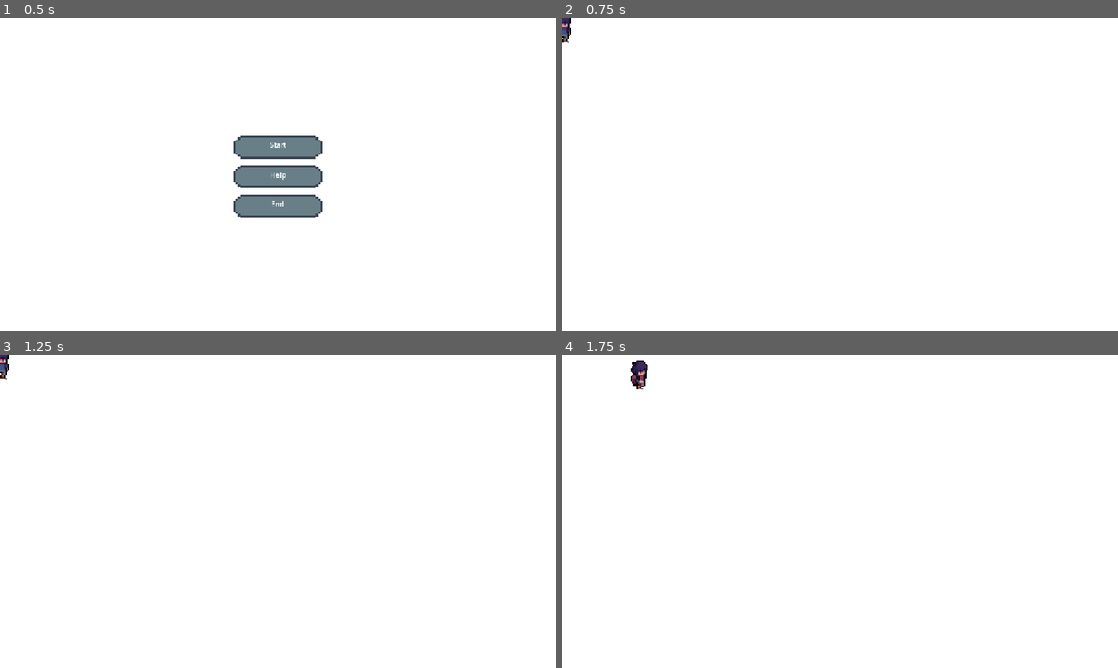
Above: before the commit, frames 1-4 (two rows, left to right).
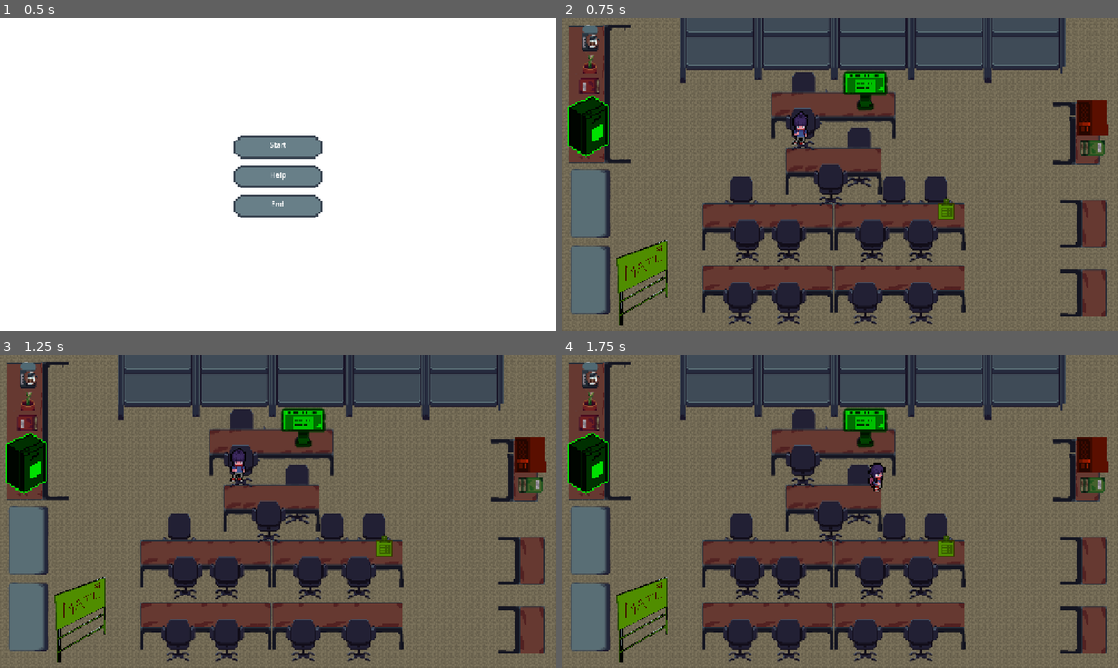
Above: after the commit, the same moments.

Repository: nataliavera6/iot-after-hours
Game: Godot game, scene res://Scenes/StartScreen.tscn
Two runs of this game, one before a commit and one after it. Both use one fixed random seed, a clock stepped at 60 frames per second and the inputs below.
Inputs (mouse positions are in pixels of both pictures, inside the frame that each line leads up to):
- Up to frame 1 (0.5 s): no input
- Up to frame 2 (0.75 s): click "Start" at 0.5 s
- Up to frame 3 (1.25 s): no input
- Up to frame 4 (1.75 s): tap Enter (enter) at 1.25, 1.35 s; move the mouse to (962, 495) at 1.27 s; hold Right (right) from 1.28 s (still down); click (962, 495) at 1.42 s

Frame 1 is identical in both runs. In frame 2, 100% of the frame differs, in the area x 0-100%, y 0-100%; in frame 3, 100%; in frame 4, 100%.

Commit message:
added most puzzle interactions

Diff:
--- a/Scenes/SnackRestock/snack_restock.tscn
+++ b/Scenes/SnackRestock/snack_restock.tscn
@@ -187,9 +187,10 @@
 mouse_filter = 2
 color = Color(0.3882353, 0.3882353, 0.3882353, 1)
 
-[node name="Timer" type="Timer" parent="." unique_id=96928126]
+[node name="snack_Timer" type="Timer" parent="." unique_id=96928126]
 wait_time = 90.0
 one_shot = true
+autostart = true
 
 [node name="Control" type="Control" parent="." unique_id=99631647]
 layout_mode = 3
@@ -399,4 +400,5 @@
 autoplay = "default"
 flip_h = true
 
-[connection signal="timeout" from="Timer" to="." method="_on_timer_timeout"]
+[connection signal="finished" from="." to="." method="_on_finished"]
+[connection signal="timeout" from="snack_Timer" to="." method="_on_timer_timeout"]
--- a/Scenes/document_puzzle.gd
+++ b/Scenes/document_puzzle.gd
@@ -1,5 +1,5 @@
 extends CanvasLayer
-
+signal document_win
 var correct_files = 0
 var total_files = 9
 
@@ -8,7 +8,7 @@
 	correct_files += 1
 
 	if correct_files == total_files:
-		$WinScreen.visible = true
+		document_win.emit()
 
 
 func file_sorted_wrong():
--- /dev/null
+++ b/Scenes/game.gd
@@ -0,0 +1,103 @@
+extends Node2D
+
+var active: String ="pizarra"
+# Called when the node enters the scene tree for the first time.
+func _ready() -> void:
+	$SnackRestock.process_mode = Node.PROCESS_MODE_DISABLED
+	$LoginPuzzle.process_mode=Node.PROCESS_MODE_DISABLED
+	$DocumentPuzzle.process_mode = Node.PROCESS_MODE_DISABLED
+	$MicrowavePuzzle.process_mode = Node.PROCESS_MODE_DISABLED
+	$PizarraPuzzle.process_mode=Node.PROCESS_MODE_DISABLED
+
+
+
+
+
+
+# Called every frame. 'delta' is the elapsed time since the previous frame.
+func _process(delta: float) -> void:
+	pass
+
+
+
+
+
+#/////////////////////////
+func _on_fridge_body_entered(body: Node2D) -> void:
+	print("enter")
+	if body.is_in_group("player") && active=="snack_restock":
+		$SnackRestock.process_mode = Node.PROCESS_MODE_ALWAYS
+		$SnackRestock.show()
+		get_tree().paused=true
+		PhysicsServer2D.set_active(true)
+		print("player enter")
+
+func _on_snack_restock_won_fridge() -> void:
+	$SnackRestock.process_mode = Node.PROCESS_MODE_DISABLED
+	$SnackRestock.visible=false
+	get_tree().paused=false
+	$fridge.hide()
+	$login.show()
+	active="login"
+
+
+#/////////////////////////
+func _on_login_body_entered(body: Node2D) -> void:
+	if body.is_in_group("player") && active=="login":
+		$LoginPuzzle.process_mode = Node.PROCESS_MODE_ALWAYS
+		$LoginPuzzle.show()
+		get_tree().paused=true
+
+
+func _on_login_puzzle_login_won() -> void:
+	$LoginPuzzle.process_mode = Node.PROCESS_MODE_DISABLED
+	$LoginPuzzle.hide()
+	get_tree().paused=false
+	$login.hide()
+	active =="microwave"
+
+
+#/////////////////////////////////////
+func _on_microwave_body_entered(body: Node2D) -> void:
+	if body.is_in_group("player") && active=="microwave":
+		$MicrowavePuzzle.process_mode = Node.PROCESS_MODE_ALWAYS
+		$MicrowavePuzzle.show()
+		get_tree().paused=true
+
+
+func _on_microwave_puzzle_microwave_win() -> void:
+	$MicrowavePuzzle.process_mode = Node.PROCESS_MODE_DISABLED
+	$MicrowavePuzzle.hide()
+	get_tree().paused=false
+	$microwave.hide()
+	active =="document"
+
+#///////////////////////////////
+
+func _on_document_body_entered(body: Node2D) -> void:
+	if body.is_in_group("player") && active=="document":
+		$DocumentPuzzle.process_mode = Node.PROCESS_MODE_ALWAYS
+		$DocumentPuzzle.show()
+		get_tree().paused=true
+
+
+func _on_document_puzzle_document_win() -> void:
+	$DocumentPuzzle.process_mode = Node.PROCESS_MODE_DISABLED
+	$DocumentPuzzle.hide()
+	get_tree().paused=false
+	$document.hide()
+	active =="pizarra"
+#/////////////////////////
+func _on_pizarra_body_entered(body: Node2D) -> void:
+	if body.is_in_group("player") && active=="pizarra":
+		$PizarraPuzzle.process_mode = Node.PROCESS_MODE_ALWAYS
+		$PizarraPuzzle.show()
+		get_tree().paused=true
+
+
+func _on_pizarra_puzzle_pizarra_win() -> void:
+	$PizarraPuzzle.process_mode = Node.PROCESS_MODE_DISABLED
+	$PizarraPuzzle.hide()
+	get_tree().paused=false
+	$pizarra.hide()
+	active =="circuit"
--- a/Scenes/game.tscn
+++ b/Scenes/game.tscn
@@ -1,19 +1,155 @@
 [gd_scene format=3 uid="uid://elst0xn32iil"]
 
 [ext_resource type="PackedScene" uid="uid://be8qbmt0fe144" path="res://Scenes/player.tscn" id="1_ebmjs"]
+[ext_resource type="Script" uid="uid://wp4bxhujcbjw" path="res://Scenes/game.gd" id="1_h4fw4"]
+[ext_resource type="PackedScene" uid="uid://bmqlwhekg3p6b" path="res://Scenes/LabLayout.tscn" id="1_wrm1d"]
 [ext_resource type="PackedScene" uid="uid://dot7np55l62vb" path="res://Scenes/pizarraPuzzle.tscn" id="2_qxrlw"]
+[ext_resource type="PackedScene" uid="uid://gnu2c3wxmaiq" path="res://Scenes/login-puzzle.tscn" id="4_3dryh"]
+[ext_resource type="PackedScene" uid="uid://4131v77lpnof" path="res://Scenes/document-puzzle.tscn" id="6_ldgsr"]
+[ext_resource type="PackedScene" uid="uid://6olc4qi6ett4" path="res://Scenes/microwave-puzzle.tscn" id="7_o5yvi"]
+[ext_resource type="PackedScene" uid="uid://cdov58mjyxsgx" path="res://Scenes/SnackRestock/snack_restock.tscn" id="8_rku1e"]
+[ext_resource type="Texture2D" uid="uid://bdaeus5eg36be" path="res://assets/minifridge.png" id="9_rfjv2"]
+[ext_resource type="Texture2D" uid="uid://bnnchi8v4fa17" path="res://assets/IMG_0499.PNG" id="10_ldgsr"]
+[ext_resource type="Texture2D" uid="uid://cuivtnfn4psb4" path="res://assets/SpriteSheet.png" id="11_o5yvi"]
+[ext_resource type="Texture2D" uid="uid://dfwl8p3s4csfk" path="res://assets/base/clipboard copy 3.png" id="12_rku1e"]
 
 [sub_resource type="CanvasTexture" id="CanvasTexture_2poj3"]
 
+[sub_resource type="RectangleShape2D" id="RectangleShape2D_tdd5b"]
+size = Vector2(38.823524, 39.705875)
+
+[sub_resource type="AtlasTexture" id="AtlasTexture_ldgsr"]
+atlas = ExtResource("10_ldgsr")
+region = Rect2(212.33716, 17.106285, 106.3927, 107.71975)
+
+[sub_resource type="RectangleShape2D" id="RectangleShape2D_ejaxc"]
+size = Vector2(104.49542, 131.10089)
+
+[sub_resource type="AtlasTexture" id="AtlasTexture_o5yvi"]
+atlas = ExtResource("11_o5yvi")
+region = Rect2(742.13074, 673.4888, 57.053894, 48.999268)
+
+[sub_resource type="RectangleShape2D" id="RectangleShape2D_tu6no"]
+size = Vector2(152.29358, 87.06424)
+
+[sub_resource type="RectangleShape2D" id="RectangleShape2D_3nj65"]
+size = Vector2(103.578, 126.51373)
+
+[sub_resource type="AtlasTexture" id="AtlasTexture_rku1e"]
+atlas = ExtResource("11_o5yvi")
+region = Rect2(823.28516, 618.0745, 171.12134, 255.94696)
+
+[sub_resource type="RectangleShape2D" id="RectangleShape2D_v2hde"]
+size = Vector2(93.48627, 100.825714)
+
 [node name="Game" type="Node2D" unique_id=106238846]
+script = ExtResource("1_h4fw4")
 
 [node name="TextureRect" type="TextureRect" parent="." unique_id=2048161342]
 offset_right = 1296.0
 offset_bottom = 735.0
 texture = SubResource("CanvasTexture_2poj3")
 
+[node name="Node2D" parent="." unique_id=1623143591 instance=ExtResource("1_wrm1d")]
+
 [node name="Player" parent="." unique_id=2109834062 instance=ExtResource("1_ebmjs")]
+position = Vector2(546, 235.00002)
 scale = Vector2(3, 3)
 
 [node name="PizarraPuzzle" parent="." unique_id=674923541 instance=ExtResource("2_qxrlw")]
+process_mode = 4
 visible = false
+
+[node name="LoginPuzzle" parent="." unique_id=137391248 instance=ExtResource("4_3dryh")]
+visible = false
+
+[node name="DocumentPuzzle" parent="." unique_id=437577043 instance=ExtResource("6_ldgsr")]
+visible = false
+
+[node name="MicrowavePuzzle" parent="." unique_id=1436151565 instance=ExtResource("7_o5yvi")]
+visible = false
+
+[node name="SnackRestock" parent="." unique_id=1110966314 instance=ExtResource("8_rku1e")]
+visible = false
+
+[node name="fridge" type="Area2D" parent="." unique_id=893397173]
+position = Vector2(63.46, 245.88)
+scale = Vector2(3.4, 3.4)
+
+[node name="Sprite2D" type="Sprite2D" parent="fridge" unique_id=1706272851]
+modulate = Color(0, 0.8776376, 0.0037773014, 1)
+texture = ExtResource("9_rfjv2")
+
+[node name="CollisionShape2D" type="CollisionShape2D" parent="fridge" unique_id=1723913422]
+position = Vector2(3.3941174, 1.0647049)
+scale = Vector2(1.0000002, 1.0000002)
+shape = SubResource("RectangleShape2D_tdd5b")
+debug_color = Color(0.93486667, 2.05037e-05, 0.64085263, 0.41960785)
+
+[node name="login" type="Area2D" parent="." unique_id=1172924910]
+position = Vector2(697.8, 168.68)
+scale = Vector2(1.09, 1.09)
+
+[node name="Sprite2D" type="Sprite2D" parent="login" unique_id=1623585093]
+modulate = Color(0, 0.8776376, 0.0037773014, 1)
+position = Vector2(1.0367022, 0.15597534)
+texture = SubResource("AtlasTexture_ldgsr")
+
+[node name="CollisionShape2D" type="CollisionShape2D" parent="login" unique_id=1763291945]
+position = Vector2(1.037, 1.429)
+shape = SubResource("RectangleShape2D_ejaxc")
+
+[node name="microwave" type="Area2D" parent="." unique_id=1552494138]
+position = Vector2(1224.94, 236.66)
+scale = Vector2(1.09, 1.09)
+
+[node name="Sprite2D" type="Sprite2D" parent="microwave" unique_id=1485445280]
+modulate = Color(0.87144196, 0.14742184, 0, 1)
+position = Vector2(0.11929321, 1.0734062)
+rotation = 1.5707964
+scale = Vector2(1.9063648, 1.8218555)
+texture = SubResource("AtlasTexture_o5yvi")
+
+[node name="CollisionShape2D" type="CollisionShape2D" parent="microwave" unique_id=906649717]
+position = Vector2(1.0366974, -0.76145935)
+shape = SubResource("RectangleShape2D_tu6no")
+
+[node name="document" type="Area2D" parent="." unique_id=1656193767]
+position = Vector2(886.23, 441.48)
+scale = Vector2(1.09, 1.09)
+
+[node name="Sprite2D" type="Sprite2D" parent="document" unique_id=38409980]
+modulate = Color(0.31415284, 0.55274683, 0, 1)
+position = Vector2(-0.7981415, -1.6788483)
+scale = Vector2(0.505, 0.482)
+texture = ExtResource("12_rku1e")
+
+[node name="CollisionShape2D" type="CollisionShape2D" parent="document" unique_id=239219976]
+position = Vector2(1.0366821, 1.0734205)
+shape = SubResource("RectangleShape2D_3nj65")
+
+[node name="pizarra" type="Area2D" parent="." unique_id=1287245512]
+position = Vector2(185.43, 604.29)
+scale = Vector2(2.08, 2.08)
+
+[node name="Sprite2D" type="Sprite2D" parent="pizarra" unique_id=1110542206]
+modulate = Color(0.31415284, 0.55274683, 0, 1)
+position = Vector2(0.31152344, -0.2679119)
+scale = Vector2(0.505, 0.482)
+texture = SubResource("AtlasTexture_rku1e")
+
+[node name="CollisionShape2D" type="CollisionShape2D" parent="pizarra" unique_id=1639024077]
+position = Vector2(0.31153107, -0.26790547)
+shape = SubResource("RectangleShape2D_v2hde")
+
+[connection signal="pizarra_win" from="PizarraPuzzle" to="." method="_on_pizarra_puzzle_pizarra_win"]
+[connection signal="login_won" from="LoginPuzzle" to="." method="_on_login_puzzle_login_won"]
+[connection signal="document_win" from="DocumentPuzzle" to="." method="_on_document_puzzle_document_win"]
+[connection signal="microwave_win" from="MicrowavePuzzle" to="." method="_on_microwave_puzzle_microwave_win"]
+[connection signal="finished" from="SnackRestock" to="." method="_on_snack_restock_finished"]
+[connection signal="won_fridge" from="SnackRestock" to="." method="_on_snack_restock_won_fridge"]
+[connection signal="body_entered" from="fridge" to="." method="_on_fridge_body_entered"]
+[connection signal="body_entered" from="login" to="." method="_on_login_body_entered"]
+[connection signal="body_entered" from="microwave" to="." method="_on_microwave_body_entered"]
+[connection signal="body_entered" from="document" to="." method="_on_document_body_entered"]
+[connection signal="body_entered" from="pizarra" to="." method="_on_pizarra_body_entered"]
--- a/Scenes/login-puzzle.tscn
+++ b/Scenes/login-puzzle.tscn
@@ -15,7 +15,29 @@
 [sub_resource type="StyleBoxEmpty" id="StyleBoxEmpty_mv22g"]
 
 [node name="LoginPuzzle" type="CanvasLayer" unique_id=137391248]
+process_mode = 4
 script = ExtResource("1_2gd5i")
+
+[node name="LoseScreen" type="CanvasLayer" parent="." unique_id=348165981]
+visible = false
+
+[node name="Label" type="Label" parent="LoseScreen" unique_id=944277910]
+offset_left = 381.0
+offset_top = 32.0
+offset_right = 854.0
+offset_bottom = 102.0
+theme_override_colors/font_color = Color(1, 0, 0, 1)
+theme_override_font_sizes/font_size = 43
+text = "Account Lost Forever..."
+horizontal_alignment = 1
+vertical_alignment = 1
+
+[node name="retry" type="Button" parent="LoseScreen" unique_id=1245922099]
+offset_left = 476.0
+offset_top = 95.0
+offset_right = 734.0
+offset_bottom = 141.0
+text = "Unless you try again :)"
 
 [node name="Background1" type="TextureRect" parent="." unique_id=2052262964]
 anchors_preset = 15
@@ -189,27 +211,6 @@
 offset_bottom = 463.0
 theme_override_styles/normal = SubResource("StyleBoxEmpty_gmybj")
 
-[node name="LoseScreen" type="CanvasLayer" parent="." unique_id=348165981]
-visible = false
-
-[node name="Label" type="Label" parent="LoseScreen" unique_id=944277910]
-offset_left = 381.0
-offset_top = 32.0
-offset_right = 854.0
-offset_bottom = 102.0
-theme_override_colors/font_color = Color(1, 0, 0, 1)
-theme_override_font_sizes/font_size = 43
-text = "Account Lost Forever..."
-horizontal_alignment = 1
-vertical_alignment = 1
-
-[node name="retry" type="Button" parent="LoseScreen" unique_id=1245922099]
-offset_left = 476.0
-offset_top = 95.0
-offset_right = 734.0
-offset_bottom = 141.0
-text = "Unless you try again :)"
-
 [node name="WinScreen" type="CanvasLayer" parent="." unique_id=1341648231]
 visible = false
 
@@ -234,15 +235,15 @@
 one_shot = true
 autostart = true
 
+[connection signal="pressed" from="LoseScreen/retry" to="." method="_on_retry_pressed"]
+[connection signal="pressed" from="Background1/LogIn" to="." method="_on_log_in_1_pressed"]
 [connection signal="pressed" from="Background1/LogIn" to="." method="_on_log_in_pressed"]
-[connection signal="pressed" from="Background1/LogIn" to="." method="_on_log_in_1_pressed"]
+[connection signal="pressed" from="Background1/continue1" to="." method="_on_log_in_1_pressed"]
 [connection signal="pressed" from="Background1/continue1" to="." method="_on_continue_1_pressed"]
 [connection signal="pressed" from="Background1/continue1" to="." method="_on_log_in_pressed"]
-[connection signal="pressed" from="Background1/continue1" to="." method="_on_log_in_1_pressed"]
 [connection signal="pressed" from="Background2/LogIn" to="." method="_on_log_in_pressed"]
 [connection signal="pressed" from="Background2/continue" to="." method="_on_continue_pressed"]
 [connection signal="pressed" from="Background3/account" to="." method="_on_account_pressed"]
 [connection signal="pressed" from="Background4/sign-in" to="." method="_on_signin_pressed"]
-[connection signal="pressed" from="LoseScreen/retry" to="." method="_on_retry_pressed"]
 [connection signal="timeout" from="Timer" to="." method="_on_timer_timeout"]
 [connection signal="timeout" from="Timer2" to="." method="_on_timer_2_timeout"]
--- a/Scenes/login_puzzle.gd
+++ b/Scenes/login_puzzle.gd
@@ -1,13 +1,16 @@
 extends CanvasLayer
 
-
+signal login_won
 # Called when the node enters the scene tree for the first time.
 func _ready() -> void:
-	pass # Replace with function body.
+	print("start timer")
+	#$Timer2.start()
+	#$Timer.start()
 
 
 # Called every frame. 'delta' is the elapsed time since the previous frame.
 func _process(delta: float) -> void:
+	print($Timer2.is_stopped())
 	pass
 
 
@@ -30,14 +33,19 @@
 func _on_signin_pressed() -> void:
 	if $Background4/PasswordFinal.text=="Alfred da Butt-ler":
 		$Timer.stop()
-		$WinScreen.show()
+		login_won.emit()
+
 	else:
+		print("showing lose")
+		$Background4/PasswordFinal.text=" "
 		$LoseScreen.show()
 		$"Background4/sign-in".disabled=true
 
 
 func _on_retry_pressed() -> void:
-	get_tree().reload_current_scene()
+	$Background1.show()
+	$LoseScreen.hide()
+
 
 func _on_timer_timeout() -> void:
 	$Background1/Label.hide()
--- a/Scenes/microwave_puzzle.gd
+++ b/Scenes/microwave_puzzle.gd
@@ -3,7 +3,7 @@
 var correct_sequence = ["2","3","0"]
 var current_step = 0
 var timer=0
-
+signal microwave_win
 # Called when the node enters the scene tree for the first time.
 func _ready() -> void:
 	pass # Replace with function body.
@@ -14,16 +14,19 @@
 	if $Display.text=="2":
 		$Display.text+=":"
 	if (current_step==1) && ($Display.text!="2:"):
+		$Label.hide()
 		$LoseScreen.show()
 
 	if (current_step==2) && ($Display.text!="2:3"):
+		$Label.hide()
 		$LoseScreen.show()
 
 	if (current_step==3) && ($Display.text!="2:30"):
+		$Label.hide()
 		$LoseScreen.show()
 
 	if$Display.text=="2:30":
-		$WinScreen.show()
+		microwave_win.emit()
 
 
 func _on_timer_timeout() -> void:
@@ -31,7 +34,10 @@
 
 
 func _on_retry_button_pressed() -> void:
-	get_tree().reload_current_scene()
+	$LoseScreen.hide()
+	$Label.show()
+	current_step=0
+	$Display.text=""
 
 
 func _on_timer_2_timeout() -> void:
@@ -45,4 +51,5 @@
 
 
 func _on_timer_4_timeout() -> void:
-	$Label.hide()
+	pass
+	#$Label.hide()
--- a/Scenes/player.tscn
+++ b/Scenes/player.tscn
@@ -6,6 +6,10 @@
 [ext_resource type="Texture2D" uid="uid://di8ujbhysjkvl" path="res://assets/The Male adventurer - Free copy/Walk/walk.png" id="3_x3wgy"]
 [ext_resource type="Texture2D" uid="uid://cud64qgd8fsxi" path="res://assets/The Male adventurer - Free copy/Walk/walk_up.png" id="4_3smsa"]
 
+[sub_resource type="CapsuleShape2D" id="CapsuleShape2D_tdd5b"]
+radius = 7.0
+height = 14.0
+
 [sub_resource type="AtlasTexture" id="AtlasTexture_8erm5"]
 atlas = ExtResource("2_fkybt")
 region = Rect2(0, 0, 48, 48)
@@ -375,16 +379,23 @@
 "speed": 5.0
 }]
 
-[sub_resource type="CapsuleShape2D" id="CapsuleShape2D_tdd5b"]
-height = 28.0
-
-[node name="Player" type="Area2D" unique_id=2109834062]
+[sub_resource type="RectangleShape2D" id="RectangleShape2D_ejaxc"]
+size = Vector2(20, 32)
+
+[node name="Player" type="CharacterBody2D" unique_id=1011971504 groups=["player"]]
 script = ExtResource("1_vgqql")
+
+[node name="CollisionShape2D" type="CollisionShape2D" parent="." unique_id=1778692084]
+position = Vector2(0, 9)
+shape = SubResource("CapsuleShape2D_tdd5b")
 
 [node name="AnimatedSprite2D" type="AnimatedSprite2D" parent="." unique_id=1724490940]
 sprite_frames = SubResource("SpriteFrames_ejaxc")
 animation = &"idleUp"
 
-[node name="CollisionShape2D" type="CollisionShape2D" parent="." unique_id=1778692084]
-position = Vector2(0, 9)
-shape = SubResource("CapsuleShape2D_tdd5b")
+[node name="Area2D" type="Area2D" parent="." unique_id=2004759432]
+
+[node name="CollisionShape2D" type="CollisionShape2D" parent="Area2D" unique_id=1180537566]
+position = Vector2(0, 6)
+shape = SubResource("RectangleShape2D_ejaxc")
+debug_color = Color(0.9573751, 1.0588765e-06, 0.5355218, 0.41960785)
--- a/Scripts/SnackRestockFolder/snack.gd
+++ b/Scripts/SnackRestockFolder/snack.gd
@@ -44,9 +44,10 @@
 	z_index = 0
 
 	for area in get_overlapping_areas():
-		if area.category == category:
-			_place()
-			return
+		if "category" in area:
+			if area.category == category:
+				_place()
+				return
 
 	_return_to_start()
 
--- a/Scripts/SnackRestockFolder/snackrestock.gd
+++ b/Scripts/SnackRestockFolder/snackrestock.gd
@@ -2,6 +2,7 @@
 extends CanvasLayer
 
 signal finished(won : bool)
+signal won_fridge
 @export var time_limit : float = 30
 
 @onready var shelves : Node2D = $Shelfs
@@ -13,12 +14,13 @@
 var sorted_count = 0
 
 func _process(delta: float) -> void:
-	var seconds = int(ceil($Timer.time_left))
+	var seconds = int(ceil($snack_Timer.time_left))
 	timer_label.text = str(seconds) + "s"
 
 func _ready() -> void:
+	print("ready")
 	total = snacks.get_child_count()
-	$Timer.start()
+	#$snack_Timer.start()
 	randomize_shelves()
 	connect_sorted()
 	#just make sure the counter its correct
@@ -50,6 +52,8 @@
 	#win condition
 	if sorted_count>=total:
 		print("Win state")
+		won_fridge.emit()
+
 
 func update_counter():
 	counter_label.text = "Sorted: %d / %d" % [sorted_count, total]
--- a/Scripts/pizarra_puzzle.gd
+++ b/Scripts/pizarra_puzzle.gd
@@ -1,5 +1,5 @@
 extends CanvasLayer
-
+signal pizarra_win
 
 var a=randi_range(1,9)
 var b=randi_range(1,9)
@@ -9,7 +9,7 @@
 # Called when the node enters the scene tree for the first time.
 func _ready() -> void:
 	$Label.text = str(a) + "x - " + str(b) + " = " + str(c)
-
+	print("this one also ready")
 	pass # Replace with function body.
 
 
@@ -21,7 +21,7 @@
 
 func _on_line_edit_text_submitted(new_text: String) -> void:
 	if (new_text==str(x)):
-		$WinScreen.visible=true
+		pizarra_win.emit()
 	else:
 		$LoseScreen.visible=true
 		$HBoxContainer/inputBox.text=''
--- a/Scripts/player.gd
+++ b/Scripts/player.gd
@@ -1,39 +1,33 @@
-extends Area2D
+extends CharacterBody2D
 
 @export var speed = 400 # How fast the player will move (pixels/sec).
-var screen_size # Size of the game window.
 var lookingUp=false
 
-# Called when the node enters the scene tree for the first time.
-func _ready() -> void:
-	screen_size = get_viewport_rect().size
-
-
-# Called every frame. 'delta' is the elapsed time since the previous frame.
-func _process(delta: float) -> void:
-	var velocity = Vector2.ZERO # The player's movement vector.
+# Called every physics frame.
+func _physics_process(_delta: float) -> void:
+	var direction = Vector2.ZERO # Where the player wants to move.
 	if Input.is_action_pressed("right"):
 		$AnimatedSprite2D.play("walkR")
-		velocity.x += 1
+		direction.x += 1
 		lookingUp=false
 	if Input.is_action_pressed("left"):
 		$AnimatedSprite2D.play("walkL")
-		velocity.x -= 1
+		direction.x -= 1
 		lookingUp=false
 	if Input.is_action_pressed("down"):
 		$AnimatedSprite2D.play("walkdown")
-		velocity.y += 1
+		direction.y += 1
 		lookingUp=false
 	if Input.is_action_pressed("up"):
 		$AnimatedSprite2D.play("walkup")
-		$AnimatedSprite2D.play()
+		direction.y -= 1
 		lookingUp=true
-		velocity.y -= 1
 
-	if velocity.length() > 0:
-		velocity = velocity.normalized() * speed
+	if direction.length() > 0:
+		velocity = direction.normalized() * speed
 	else:
+		velocity = Vector2.ZERO
 		$AnimatedSprite2D.play("idleUp" if lookingUp else "idle")
 
-	position += velocity * delta
-	position = position.clamp(Vector2.ZERO, screen_size)
+	#move and stop at walls
+	move_and_slide()
--- a/project.godot
+++ b/project.godot
@@ -21,6 +21,10 @@
 window/size/viewport_height=720
 window/stretch/mode="canvas_items"
 window/stretch/aspect="expand"
+
+[global_group]
+
+player=""
 
 [input]
 
Not shown, added: Scenes/game.gd.uid
Not shown: 2 places in Scenes/microwave-puzzle.tscn that only renumber resources
